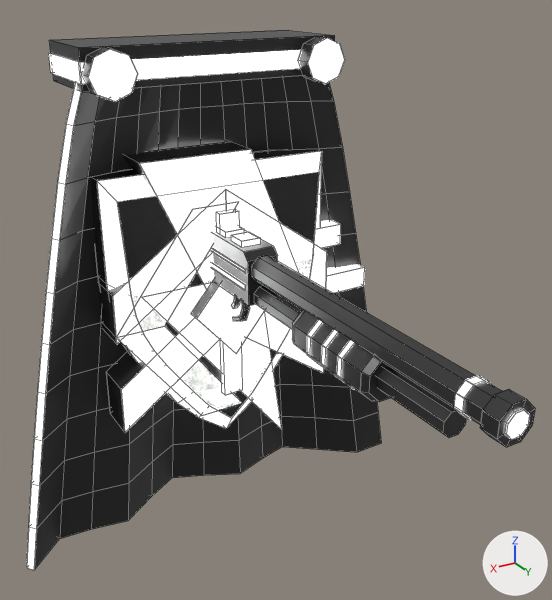
The Blender file assets-src/blend/powerups.blend, before and after one commit.
Rendered twice from a camera (50 mm lens) standing at (0.462, 0.933, 0.451) and looking at (-0.021, 0.129, 0.049). Every picture has the same lights, and +X, +Y and +Z are marked at lower right. The older version comes first. Mesh edges are drawn as thin lines.

The first picture shows 'charge', 'cloak', 'rapid', 'shield', 'shotgun', 'speed'.
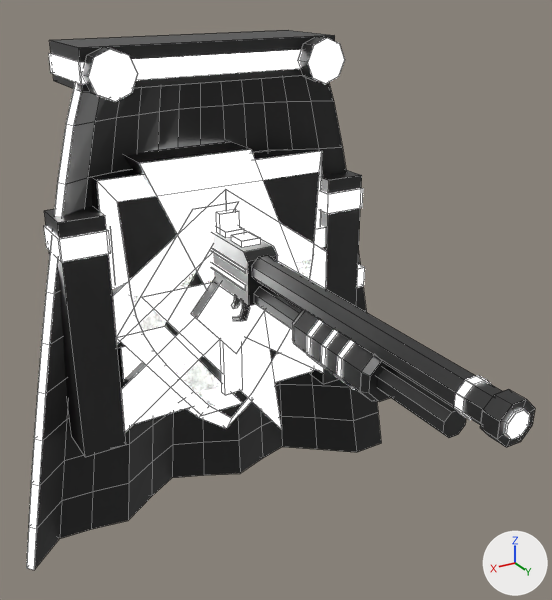
Commit message: Add the barrier powerup

The change, as a diff of the scene's bpy script:
```diff
--- a/assets-src/blend/powerups.blend.py
+++ b/assets-src/blend/powerups.blend.py
@@ me_barrier @@
+me_barrier.from_pydata(...)  # 144 vertices, 36 faces; spans x -0.232..0.232, y -0.032..0.032, z -0.17..0.17
+# faces by material slot: [22, 14]
+me_barrier.materials.append(mat_body)  # black #272727
+me_barrier.materials.append(mat_accent)  # white #ffffff, glowing white #ffffff
@@ ob_barrier @@
+ob_barrier = bpy.data.objects.new('barrier', me_barrier)
+ob_barrier.location = (0.0, 0.0, 0.0)
```

What differs and where, as boxes (x1, y1, x2, y2) in the pictures (552 x 600 px):
'barrier', added: after (44, 170, 363, 457)
    faces in mat_body (black #272727): (44, 170, 362, 457)
    faces in mat_accent (white #ffffff, glowing white #ffffff): (44, 188, 363, 424)
